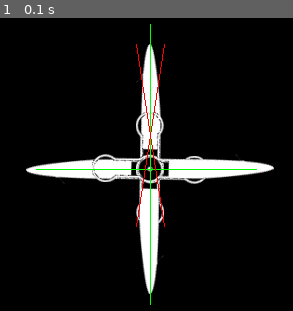
Above: before the commit, frame 1.
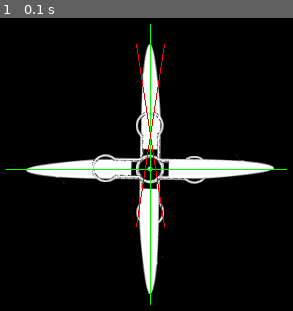
Above: after the commit, the same moment.

Repository: hzcodec/python_edu
Game: pygame game, started from pygame/rotate1.py
The game is run twice, just before and just after one commit, with the same random seed, the same clock (stepped at 60 frames per second) and the same inputs.
Inputs:
- Up to frame 1 (0.1 s): no input

The runs differ from the first frame. In frame 1, less than 0.1% of the frame differs, in the area x 2-98%, y 51-52%.

Commit message:
rotate1 updated.

Diff:
--- a/pygame/rotate1.py
+++ b/pygame/rotate1.py
@@ -1,7 +1,12 @@
 import pygame
 from pygame.locals import *
 
-SIZE = 640,480
+SIZE   = 640,480
+COORDx = 200
+COORDy = 100
+GREEN  = [0,255,0]
+RED    = [255,0,0]
+
 pygame.init()
 screen = pygame.display.set_mode(SIZE)
 
@@ -18,18 +23,18 @@
 needle_size = other1.get_size()
 print("Size of needle rectangle:",needle_size)
 
-screen.blit(other1,(200,100))
+screen.blit(other1,(COORDx,COORDy))
 screen.blit(other2,(90,212))
 screen.blit(other3,(200,168))
 screen.blit(other4,(156,210))
 
 # draw green cross to point out pivot point of needle
-pygame.draw.line(screen,(0,255,0),(214,80),(214,360))
-pygame.draw.line(screen,(0,255,0),(100,225),(320,225))
+pygame.draw.line(screen,GREEN,(COORDx+14,80),(COORDx+14,360))
+pygame.draw.line(screen,GREEN,(70,225),(350,225))
 
 # draw red diagonals to mark out the box
-pygame.draw.line(screen,(255,0,0),(200,100),(228,282))
-pygame.draw.line(screen,(255,0,0),(228,100),(200,282))
+pygame.draw.line(screen,RED,(COORDx,COORDy),(COORDx+28,COORDy+182))
+pygame.draw.line(screen,RED,(COORDx+28,COORDy),(COORDx,COORDy+182))
 
 pygame.display.flip()
 
